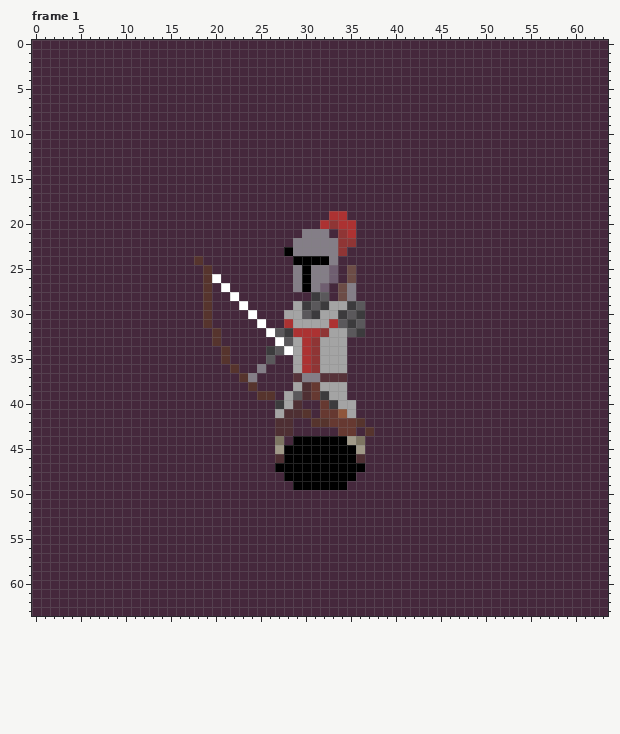
Two versions of one pixel-art file, assets/aseprite/human/human_melee_ranged_bow_attack.ase. The picture above was drawn from the file before the commit.
64x64 pixels, 6 frames. Shown: frame 1. The commit also changed other frames, which this record leaves out.
Now the later version:
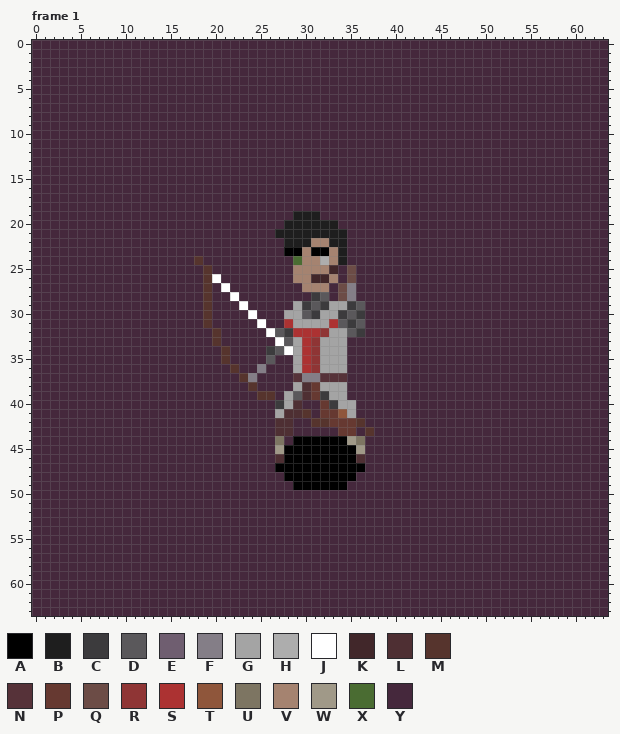
Palette (. is transparent): A #000000  B #1e1e1e  C #3c3b3d  D #5a585b  E #6f5e70  F #847e87  G #a4a4a4  H #adadad  J #ffffff  K #41272a  L #4e2f33  M #56342d  N #563239  P #663931  Q #6c4c46  R #8f3535  S #ac3232  T #8f563b  U #7d7562  V #a58370  W #a09988  X #4a6c32  Y #45283c
Edits made:
layer "head/hair/hair_1" now shown
layer "head/hair/hair_0" now hidden
layer "head/headwear/helmet" now hidden
Frame 1:
y 19: x 29..31 YYY -> BBB; x 33..34 SS -> YY
y 20: x 28..35 YYYYSRSS -> BBBBBBYY
y 21: x 27..35 YYYFFFYRS -> BBBBBBBBY
y 22: x 28..35 YFFFFFRR -> BBBVVBBY
y 23: x 29..34 FFFFFR -> AVAAVB
y 24: x 29..34 AAAAFY -> XVVHVB
y 25: x 29..33 FAFFE -> VVVVK
y 26: x 29..33 FAFFE -> VVKKV
y 27: x 29..32 FAFE -> YVVV
